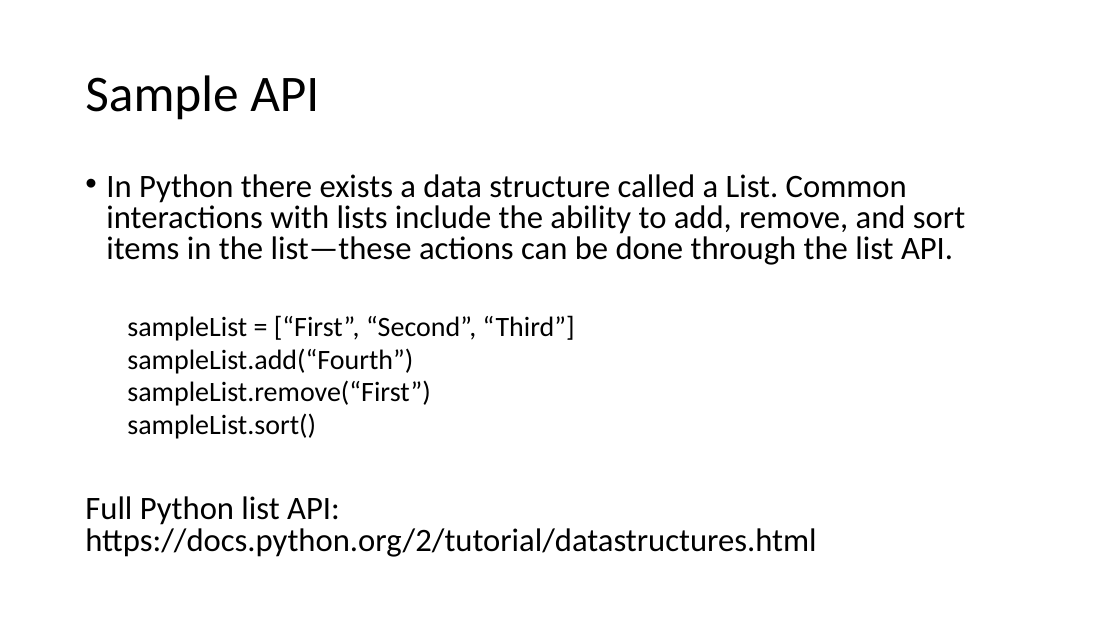
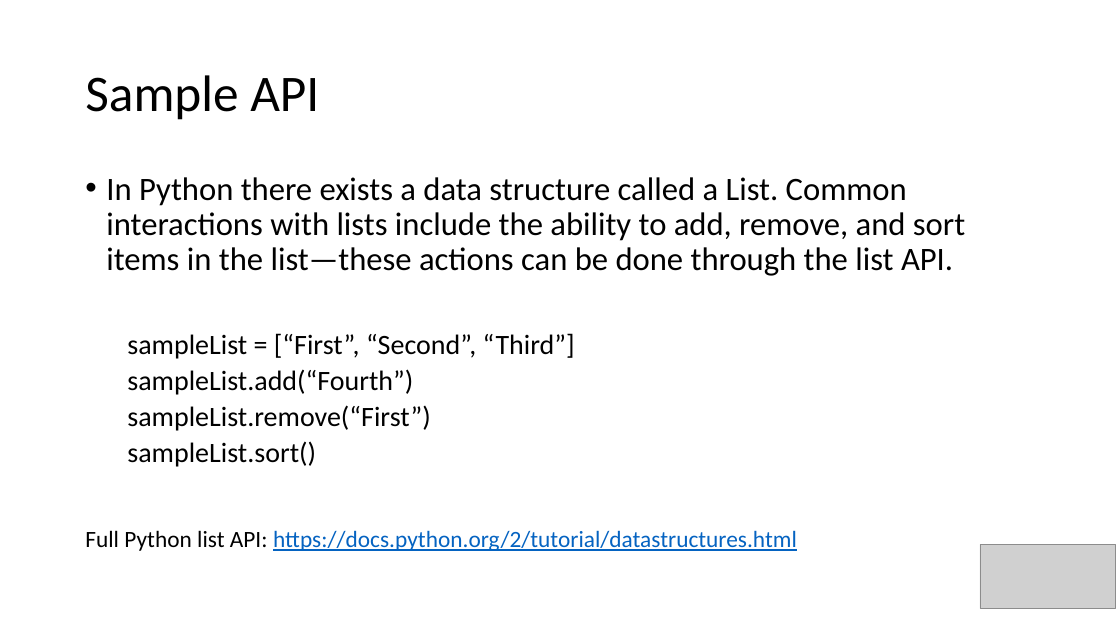
Before and after one commit to DerrickGold/Lightning-Talks, a slide deck: slide 3 of IntroductionAPI/ProgrammingAPI.pptx. Drawn at 1120x630 pixels with LibreOffice and Linux fonts; fonts in the diff are those of the drawing; grey boxes stand for pictures. Boxes give left, top, right and bottom in pixels: in the first picture for what was removed or moved away, otherwise in the second. Text is boxed around its words. In the diff, an @@ line names an element or a change of style, - is before the commit and + after.

Commit message:
Update slides and added a sample

```diff
--- a/IntroductionAPI/ProgrammingAPI.pptx
+++ b/IntroductionAPI/ProgrammingAPI.pptx
@@ text "In Python there exists a ..." at (85, 177, 965, 551): size 28 to 20 pt in "Full Python list API: https://docs.python.org/2/tutorial/dat ..."; text colour #000000 to #0563C1, underline on in "https://docs.python.org/2/tutorial/datastructures.html"; line spacing 0.8 to 0.9 @@
@@ picture added at (981, 544, 1116, 608) @@
```
Also in this commit, not shown: 9 other slides changed, 1 slide added, 1 other file.
